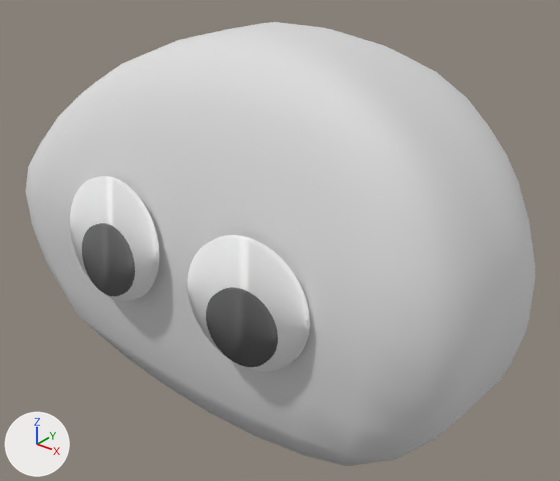
A saved change to the glTF model public/items/stone.gltf.
Camera for both pictures: a camera (50 mm lens) standing at (0.758, -1.003, 0.878) and looking at (-0.035, -0.011, 0.264). Arrows for +X, +Y and +Z are at lower left; the lights stay in place. Where no turn or scale is listed for an object, it has been applied to the vertices. Vertices at the same position are counted once.

Names of what the first picture shows: 'Cube', 'Ellipse', 'Ellipse 2', 'Ellipse 2.001', 'Ellipse.001'.
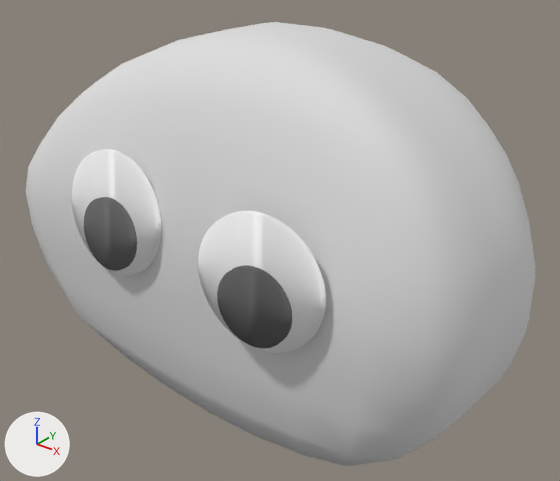
The newer file is also turned or shifted as a whole; pictures and numbers use the older file's frame.

What differs and where, as boxes [x1, y1, x2, y2] in the pictures (560 x 481 px):
```json
{"object": "Ellipse.001", "change": "mesh moved", "before": [188, 235, 310, 372], "after": [198, 211, 326, 353]}
{"object": "Ellipse", "change": "mesh moved", "before": [70, 176, 159, 301], "after": [72, 149, 162, 276]}
{"object": "Ellipse 2.001", "change": "mesh moved", "before": [206, 287, 278, 367], "after": [217, 265, 292, 348]}
{"object": "Ellipse 2", "change": "mesh moved", "before": [82, 223, 135, 296], "after": [84, 197, 137, 271]}
```

Scene script edits in JSON lines:
```json
{"block": "me_mesh_1", "where": "me_mesh_1.from_pydata(...)  # 128 vertices, 252 faces; spans x -0.1..0.1, y -0.02..0.011, z -0.099..0.1"}
{"block": "me_mesh_1", "where": "# used by ob_ellipse; location = (-0.134, -0.303, 0.347)"}
{"block": "me_mesh_1", "change": "me_mesh_1 part 1: the whole mesh is moved by (-0.006, 0.014, 0.039)"}
{"block": "me_mesh_2", "where": "me_mesh_2.from_pydata(...)  # 128 vertices, 252 faces; spans x -0.0587..0.0587, y -0.0161..0.0062, z -0.0584..0.0594"}
{"block": "me_mesh_2", "where": "# used by ob_ellipse_2; location = (-0.136, -0.315, 0.315)"}
{"block": "me_mesh_2", "change": "me_mesh_2 part 2: the whole mesh is moved by (-0.0061, 0.0138, 0.0386)"}
{"block": "me_mesh_3", "where": "me_mesh_3.from_pydata(...)  # 128 vertices, 252 faces; spans x -0.1..0.1, y -0.019..0.009, z -0.1..0.1"}
{"block": "me_mesh_3", "where": "# used by ob_ellipse_001; location = (0.143, -0.304, 0.332)"}
{"block": "me_mesh_3", "change": "me_mesh_3 part 3: the whole mesh is moved by (0.027, -0.003, 0.044)"}
{"block": "me_mesh_4", "where": "me_mesh_4.from_pydata(...)  # 128 vertices, 252 faces; spans x -0.0585..0.0593, y -0.0151..0.0051, z -0.0587..0.0589"}
{"block": "me_mesh_4", "where": "# used by ob_ellipse_2_001; location = (0.142, -0.314, 0.299)"}
{"block": "me_mesh_4", "change": "me_mesh_4 part 4: the whole mesh is moved by (0.0266, -0.003, 0.044)"}
```
